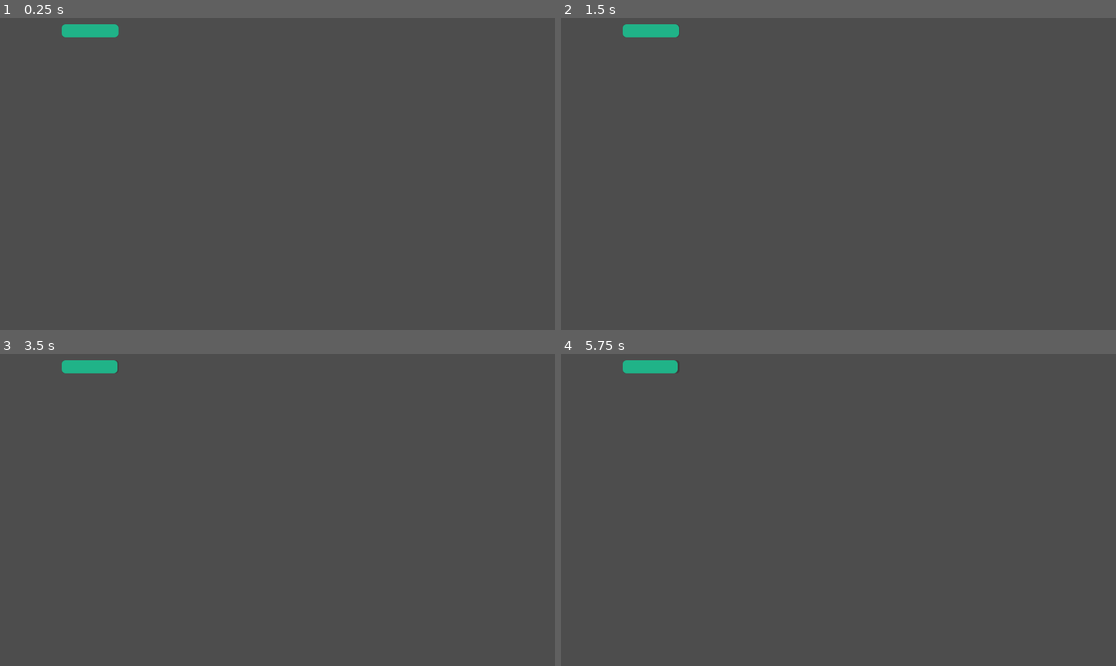
Above: before the commit, frames 1-4 (two rows, left to right).
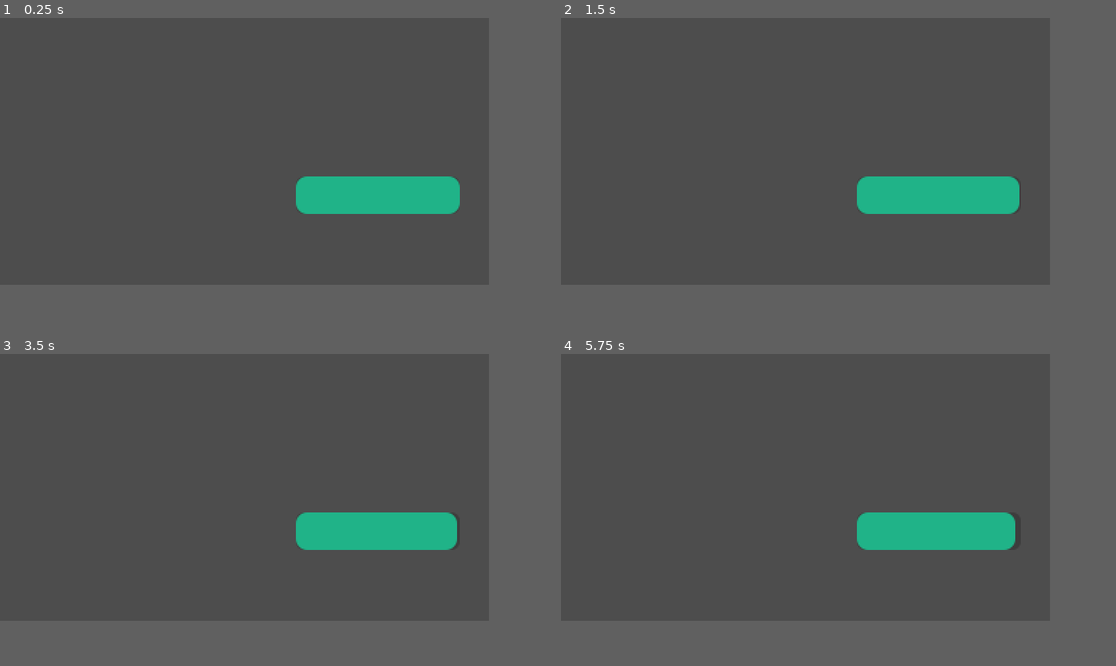
Above: after the commit, the same moments.

Repository: blacksagres/streets-of-evil
Game: Godot game, scene res://world.tscn
The game is run twice, just before and just after one commit, with the same random seed, the same clock (stepped at 60 frames per second) and the same inputs.
Inputs:
- Up to frame 1 (0.25 s): no input
- Up to frame 2 (1.5 s): tap Enter (ui_accept) at 0.5, 0.77, 1.25 s; hold Right (ui_right) from 0.53 s (still down)
- Up to frame 3 (3.5 s): tap Enter (ui_accept) at 1.52, 2, 2.75, 3.02 s; release Right (ui_right) at 2.03 s; hold Left (ui_left) 2.03-2.78 s; hold Right (ui_right) from 2.78 s (still down)
- Up to frame 4 (5.75 s): tap Enter (ui_accept) at 3.5, 3.77, 4.25, 4.52 s; release Right (ui_right) at 4.28 s; hold Left (ui_left) 4.28-5.03 s; hold Right (ui_right) from 5.03 s (still down)
The window is 799x449 before the commit and 704x384 after it. Grey fills any space a smaller window leaves; there, only what the larger window draws over its background counts as a difference.

The runs differ from the first frame. In frame 1, 3.9% of the frame differs, in the area x 11-83%, y 2-63%; in frame 2, 3.9%; in frame 3, 3.9%; in frame 4, 3.8%.

Commit message:
add background, change window viewport

Diff:
--- a/project.godot
+++ b/project.godot
@@ -14,6 +14,20 @@
 run/main_scene="uid://cfm1g0c2lt806"
 config/features=PackedStringArray("4.4", "GL Compatibility")
 
+[display]
+
+window/size/viewport_width=352
+window/size/viewport_height=192
+window/size/window_width_override=1152
+window/size/window_height_override=648
+window/stretch/mode="viewport"
+
+[file_customization]
+
+folder_colors={
+"res://assets/": "purple"
+}
+
 [rendering]
 
 renderer/rendering_method="gl_compatibility"
--- a/world.tscn
+++ b/world.tscn
@@ -1,14 +1,39 @@
-[gd_scene load_steps=3 format=3 uid="uid://cfm1g0c2lt806"]
+[gd_scene load_steps=5 format=3 uid="uid://cfm1g0c2lt806"]
 
 [ext_resource type="PackedScene" uid="uid://cleasu8qoohko" path="res://characters/player.tscn" id="1_f3sb7"]
+[ext_resource type="Texture2D" uid="uid://dl5pmj3xjvpde" path="res://assets/pixel-art-street-test.jpg" id="1_tlwt5"]
 [ext_resource type="PackedScene" uid="uid://csw4bw3qe8a6s" path="res://characters/enemy.tscn" id="2_fj7yv"]
 
+[sub_resource type="RectangleShape2D" id="RectangleShape2D_aqk2v"]
+size = Vector2(192, 13.25)
+
 [node name="World" type="Node2D"]
+
+[node name="Pixel-art-street-test" type="Sprite2D" parent="."]
+modulate = Color(0.3, 0.3, 0.3, 1)
+z_index = -1
+position = Vector2(176.238, 96)
+scale = Vector2(0.325484, 0.315789)
+texture = ExtResource("1_tlwt5")
+
+[node name="Walls" type="Node2D" parent="."]
+
+[node name="StaticBody2D" type="StaticBody2D" parent="Walls"]
+
+[node name="CollisionShape2D" type="CollisionShape2D" parent="Walls/StaticBody2D"]
+position = Vector2(8, 96)
+rotation = 1.5708
+shape = SubResource("RectangleShape2D_aqk2v")
+
+[node name="CollisionShape2D2" type="CollisionShape2D" parent="Walls/StaticBody2D"]
+position = Vector2(344, 96)
+rotation = 1.5708
+shape = SubResource("RectangleShape2D_aqk2v")
 
 [node name="ActorsContainer" type="Node2D" parent="."]
 
 [node name="Player" parent="ActorsContainer" instance=ExtResource("1_f3sb7")]
-position = Vector2(86, 69)
+position = Vector2(104, 168)
 
 [node name="Enemy" parent="ActorsContainer" instance=ExtResource("2_fj7yv")]
-position = Vector2(187, 67)
+position = Vector2(272, 168)
